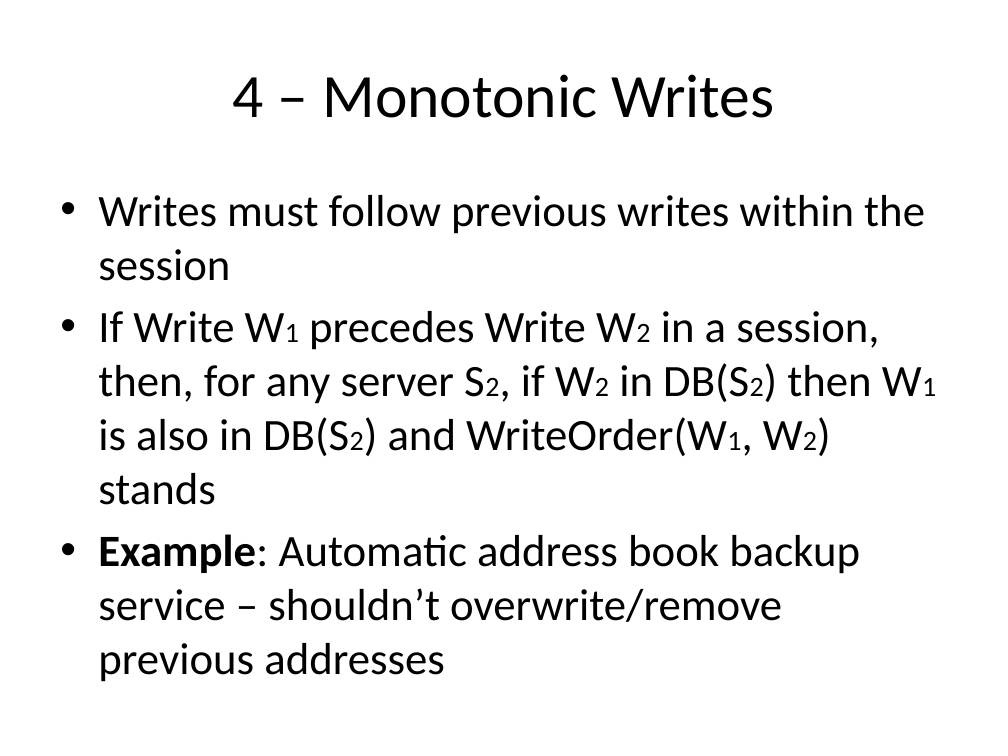
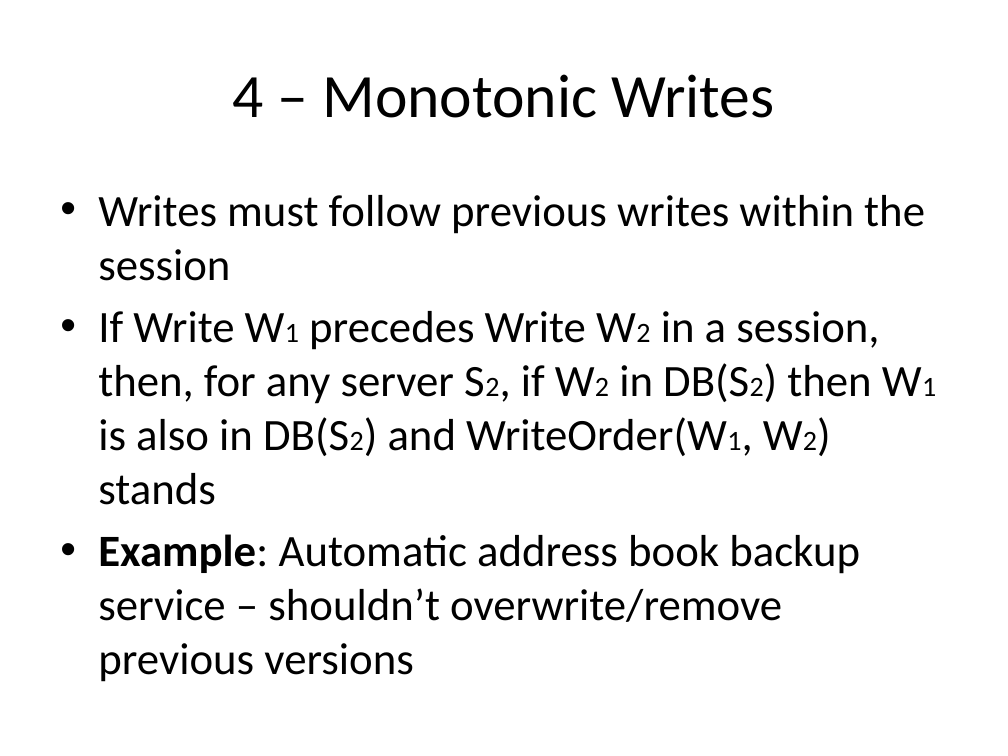
Before and after one commit to balidani/bomberman, a slide deck: slide 17 of presentation/slides_daniel.pptx. Drawn at 1008x756 pixels with LibreOffice and Linux fonts; fonts in the diff are those of the drawing. Boxes give left, top, right and bottom in pixels: in the first picture for what was removed or moved away, otherwise in the second. Text is boxed around its words. In the diff, an @@ line names an element or a change of style, - is before the commit and + after.

Commit message:
Final version for presentation

```diff
--- a/presentation/slides_daniel.pptx
+++ b/presentation/slides_daniel.pptx
@@ text at (98,534,860,682): text changed @@
-• Example: Automatic address book backup service – shouldn’t overwrite/remove previous addresses
+• Example: Automatic address book backup service – shouldn’t overwrite/remove previous versions
```
Also in this commit, not shown: 1 other slide changed.
